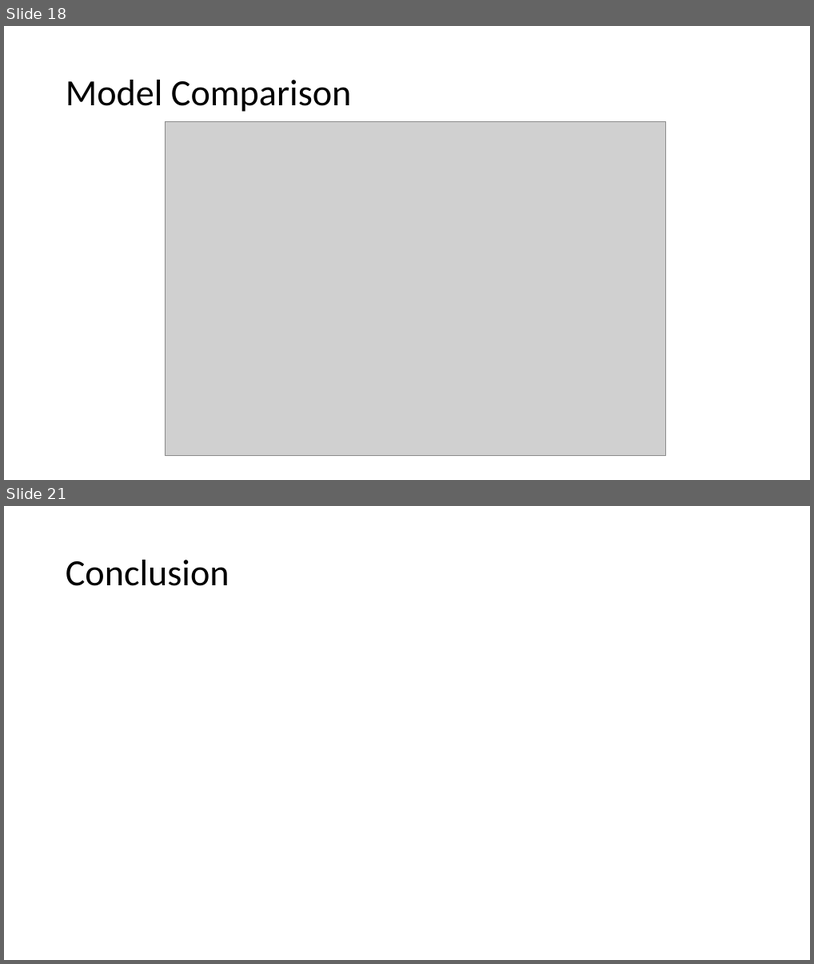
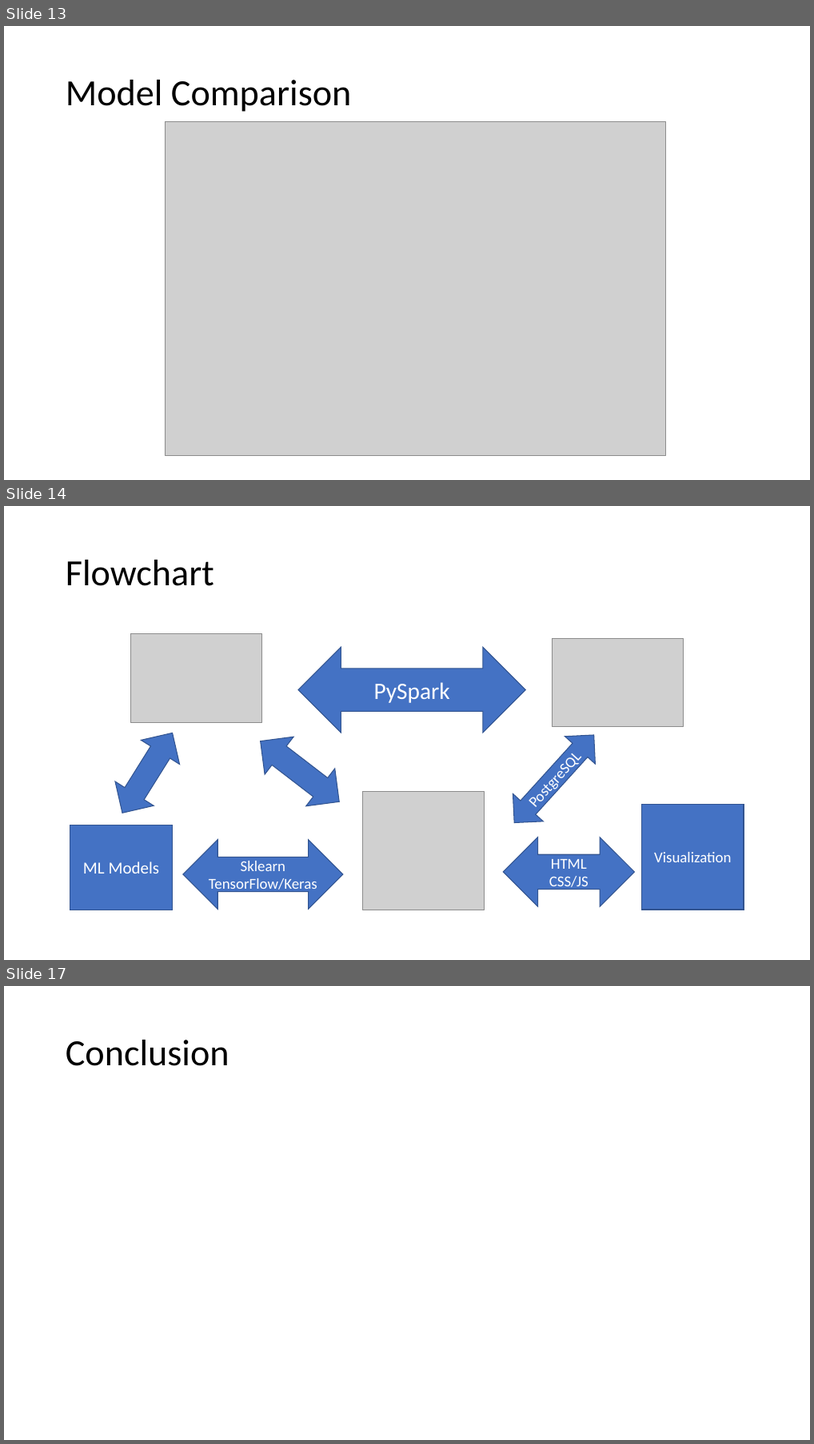
Before and after one commit to allidoiswen/GhostMode, a slide deck: Credit_Card_Fraud_Presentation.pptx. Shown one above the other, each under a label of ours: slides 18 and 21 before the commit, slides 13, 14 and 17 after it; the slides between them are not shown. The pictures are 814x964 and 814x1444 pixels, drawn with LibreOffice and Linux fonts; fonts in the diff are those of the drawing; grey boxes stand for pictures; background and template pictures are left out. Boxes give left, top, right and bottom in pixels: in the first picture for what was removed or moved away, otherwise in the second. Text is boxed around its words. In the diff, an @@ line names an element or a change of style, - is before the commit and + after.

```diff
--- a/Credit_Card_Fraud_Presentation.pptx
+++ b/Credit_Card_Fraud_Presentation.pptx
@@ slide 14 added at [4, 506, 810, 960], background picture (left out) @@
@@ title added at [66, 560, 214, 586], 44 pt, text #000000 @@
+Flowchart
@@ picture added at [131, 634, 262, 722] @@
@@ left right arrow added at [298, 647, 526, 732], fill #4472C4, outline #325491 1 pt, 28 pt, text #FFFFFF @@
+PySpark
@@ picture added at [552, 639, 683, 727] @@
@@ left right arrow added at [103, 720, 192, 824], fill #4472C4, outline #325491 1 pt @@
@@ left right arrow added at [499, 721, 610, 836], fill #4472C4, outline #325491 1 pt, 18 pt, text #FFFFFF @@
+PostgreSQL
@@ left right arrow added at [246, 722, 354, 820], fill #4472C4, outline #325491 1 pt @@
@@ picture added at [362, 791, 484, 909] @@
@@ rectangle added at [642, 804, 744, 909], fill #4472C4, outline #325491 1 pt, 18 pt, text #FFFFFF @@
+Visualization
@@ rectangle added at [70, 825, 172, 909], fill #4472C4, outline #325491 1 pt, 20 pt, text #FFFFFF @@
+ML Models
@@ left right arrow added at [183, 840, 343, 909], fill #4472C4, outline #325491 1 pt, 18 pt, text #FFFFFF @@
+Sklearn
+TensorFlow/Keras
@@ left right arrow added at [504, 837, 635, 907], fill #4472C4, outline #325491 1 pt, 18 pt, text #FFFFFF @@
+HTML
+CSS/JS
@@ what was slide 18 is now slide 13 @@
@@ what was slide 21 is now slide 17 @@
```
Also in this commit, not shown: 5 slides changed, 5 other slides added, 10 slides removed.
